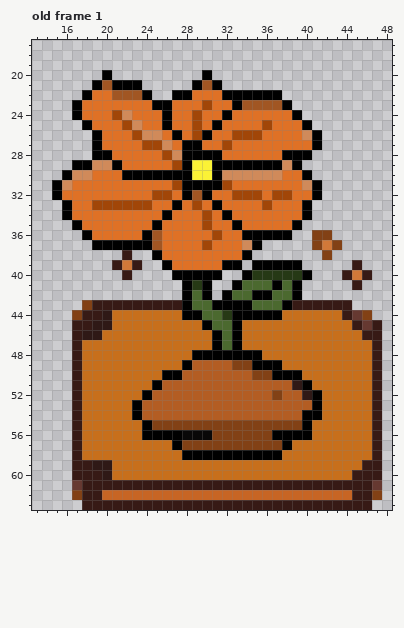
Pixel-art file: Assets/ArtStuff/Plants/Dailion.aseprite. The picture above was drawn from the file before the commit.
64x64 pixels, 1 frame. Colours within 5 levels of each other are drawn and written as one. Shown: old frame 1: x 13..48, y 17..63. The commit also changed other frames, which this record leaves out.
Now the later version:
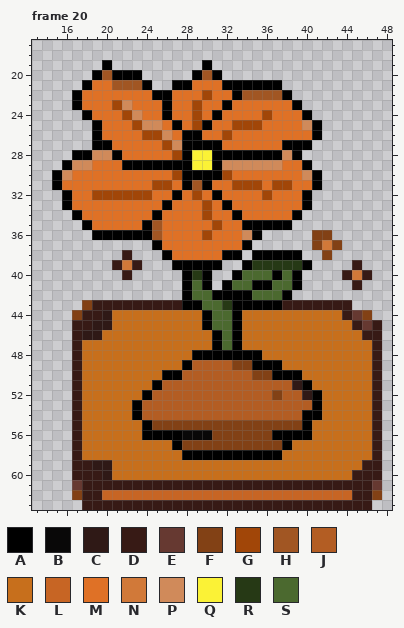
Palette (. is transparent): A #000000  B #090808  C #2f1916  D #371a15  E #663931  F #824115  G #a14608  H #a15623  J #b35d23  K #c76f1c  L #c76524  M #df7126  N #d17939  P #d08a5a  Q #fbf236  R #263915  S #4b692f
A new or re-ordered frame is compared with the old frame closest to it.
Difference:
frames 1 -> 30
Changed rows in their new state; - is an unchanged pixel.
Frame 20 is new; against old frame 1, layer "BigOLE":
first column x 15:
19 -----A---------A-----------
20 ----AHAAA-----AHA----------
21 ---AMMHHHA--AAMMMAAAAAA----
22 --AM--MMMMAAMM-G-M-HHHHA---
23 ------GP--M---GM-AMMMMMMA--
24 --.A--MGP-------AM---G--MA-
25 ---.A--MGPPMA--AM-GGGM---PA
26 --------MGGPMAAM-GMMM----M-
27 -----A---MMGP--AAM-----AAA.
28 --AAPPA----MG-QQ-AAAAAAP-.-
29 -APPMMMAAAAAA----PPPPPPMMA-
30 APMM---MMMMMG-AA-GMMMMM--PA
31 -M--------GGM-H-MMGGG-GG-M-
32 .A--GGGGGGMMAMGMA-MMMGMM-A.
33 ----MMMMMM-AM-MGMA---M-----
34 -.A-------AM-----MA-----A.-
35 --.A-----AH----MG-MAAAAA.--
36 ---.AAAAA------GM--P-...---
37 ----......A----M---A.------
38 ----------.A-----AA.AAAAA--
39 -----------.AAAAA..ARRRRRA-
40 ------------.-R-.-ASSSASA.-
41 --------------S--AS-AAS----
42 ---------------SA-AASS-A.--
43 --------------A-SR--AAAD---
44 -------------KKA-S-KKKK----
Changed places in both pictures, as pixel boxes (x1, y1, x2, y2):
changed: (52, 60, 322, 320)
